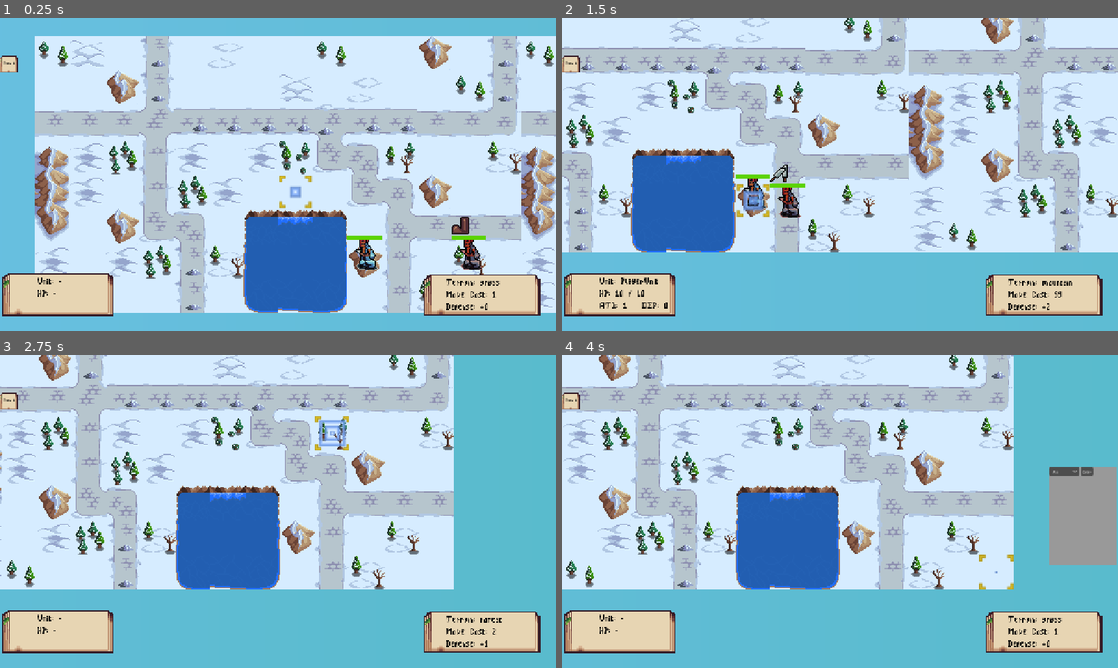
Above: before the commit, frames 1-4 (two rows, left to right).
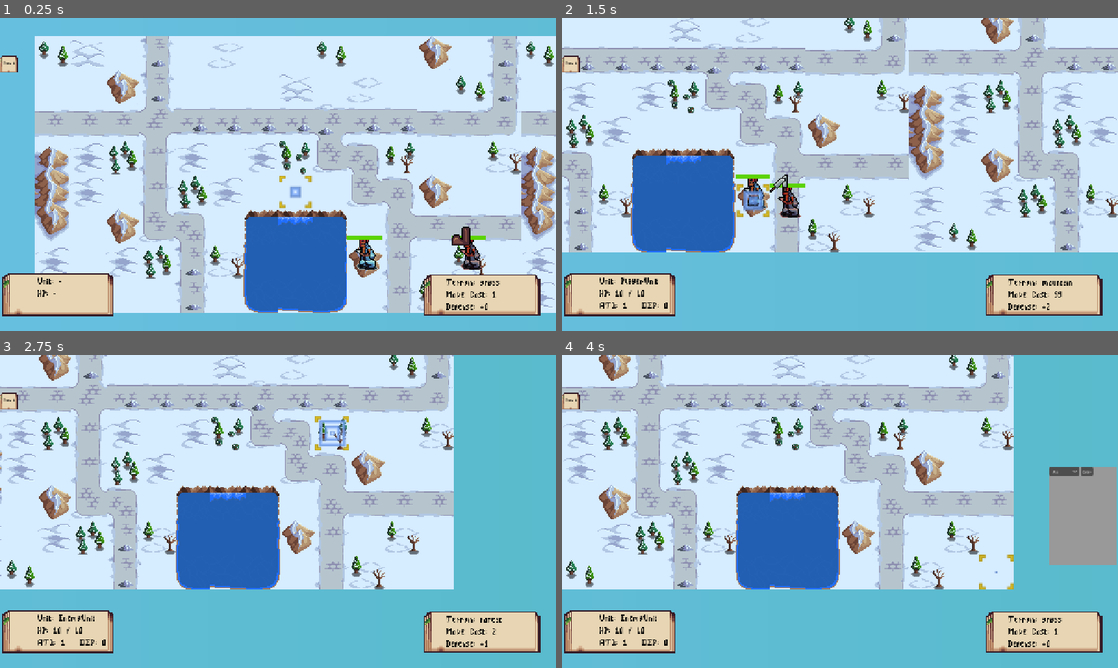
Above: after the commit, the same moments.

Repository: SpangelyWalnuts/Arcana-1.0-Demo
Game: Godot game, scene res://scenes/core/Main.tscn
Two runs of this game, one before a commit and one after it. Both use one fixed random seed, a clock stepped at 60 frames per second and the inputs below. This scene is started directly instead of the project's main scene.
Inputs (mouse positions are in pixels of both pictures, inside the frame that each line leads up to):
- Up to frame 1 (0.25 s): no input
- Up to frame 2 (1.5 s): tap Enter at 0.5 s; move the mouse to (962, 158) at 0.52 s; hold S (camera_down) 0.53-1.25 s; click (962, 158) at 0.67 s; tap Space at 1.25 s; drag from (728, 190) to (812, 237) at 1.27 s
- Up to frame 3 (2.75 s): move the mouse to (333, 442) at 2.02 s; hold D (camera_right) from 2.03 s (still down); click (333, 442) at 2.17 s
- Up to frame 4 (4 s): release D (camera_right) at 2.75 s; drag from (812, 574) to (673, 464) at 2.77 s; move the mouse to (1006, 558) at 3.52 s; hold L (toggle_combat_log) from 3.53 s (still down); click (1006, 558) at 3.67 s

The runs differ from the first frame. In frame 1, 0.2% of the frame differs, in the area x 81-85%, y 63-73%; in frame 2, 0.1%; in frame 3, 0.2%; in frame 4, 0.2%.

Commit message:
UI polish: keep unit info visible when hovering empty tiles
Added some more unit icons

Diff:
--- a/Arcana 1.0 - Revert/data/unit_classes/Cleric.tres
+++ b/Arcana 1.0 - Revert/data/unit_classes/Cleric.tres
@@ -1,7 +1,8 @@
-[gd_resource type="Resource" script_class="UnitClass" load_steps=16 format=3 uid="uid://cbmgvrsa3mg1a"]
+[gd_resource type="Resource" script_class="UnitClass" load_steps=17 format=3 uid="uid://cbmgvrsa3mg1a"]
 
 [ext_resource type="Script" uid="uid://b823ipo4ebjd5" path="res://scripts/data/unit_class.gd" id="1_2eepk"]
 [ext_resource type="Texture2D" uid="uid://drckfap24vie4" path="res://art/units/cleric/animations/Idle/Cleric Idle Animation1.png" id="1_7mukn"]
+[ext_resource type="Texture2D" uid="uid://br6s3m2xtj5h1" path="res://art/units/cleric/cleric icon.png" id="1_ocn8h"]
 [ext_resource type="Resource" uid="uid://3o3npcfpxsw4" path="res://data/skills/Cleric/Heal.tres" id="2_ue7aj"]
 [ext_resource type="Texture2D" uid="uid://decnuq06xucvq" path="res://art/units/cleric/animations/Idle/Cleric Idle Animation2.png" id="2_vil0h"]
 [ext_resource type="Script" uid="uid://sakf75ug1g8j" path="res://scripts/data/skill.gd" id="2_xbxok"]
@@ -62,4 +63,6 @@
 growth_move = 0.05
 growth_mana = 0.8
 sprite_texture = ExtResource("5_a62u6")
+portrait_texture = ExtResource("1_ocn8h")
+icon_texture = ExtResource("1_ocn8h")
 idle_frames = SubResource("SpriteFrames_fcnc6")
--- a/Arcana 1.0 - Revert/data/unit_classes/Shaman.tres
+++ b/Arcana 1.0 - Revert/data/unit_classes/Shaman.tres
@@ -1,5 +1,6 @@
-[gd_resource type="Resource" script_class="UnitClass" load_steps=15 format=3 uid="uid://vbbdbsfmfcwf"]
+[gd_resource type="Resource" script_class="UnitClass" load_steps=16 format=3 uid="uid://vbbdbsfmfcwf"]
 
+[ext_resource type="Texture2D" uid="uid://hea0csj534au" path="res://art/units/shaman/Shaman orc icon.png" id="1_dm6je"]
 [ext_resource type="Script" uid="uid://b823ipo4ebjd5" path="res://scripts/data/unit_class.gd" id="1_e1wvc"]
 [ext_resource type="Texture2D" uid="uid://csopmcpdhiy3a" path="res://art/units/shaman/animations/idle/Shaman Orc Idle Animation1.png" id="1_h6wsp"]
 [ext_resource type="Texture2D" uid="uid://b47igjpqkvct1" path="res://art/units/shaman/animations/idle/Shaman Orc Idle Animation2.png" id="2_dm6je"]
@@ -61,4 +62,6 @@
 growth_move = 0.0
 growth_mana = 0.25
 sprite_texture = ExtResource("13_tj1y1")
+portrait_texture = ExtResource("1_dm6je")
+icon_texture = ExtResource("1_dm6je")
 idle_frames = SubResource("SpriteFrames_rv78c")
--- a/Arcana 1.0 - Revert/scenes/units/Unit.tscn
+++ b/Arcana 1.0 - Revert/scenes/units/Unit.tscn
@@ -53,8 +53,9 @@
 texture_filter = 1
 texture_repeat = 1
 custom_minimum_size = Vector2(-8, -8)
-offset_top = -17.0
-offset_bottom = -17.0
+offset_top = -8.0
+offset_bottom = -8.0
+scale = Vector2(0.75, 0.75)
 
 [node name="AnimatedSprite2D" type="AnimatedSprite2D" parent="."]
 visible = false
--- a/Arcana 1.0 - Revert/scripts/EnemyAI.gd
+++ b/Arcana 1.0 - Revert/scripts/EnemyAI.gd
@@ -90,11 +90,17 @@
 	if players.is_empty():
 		return ""
 
-	# If we can/plan to cast, show cast intent
+# Clear intent payload by default
+	_set_intent_skill(enemy, null)
+
+# If we can/plan to cast, show cast intent + store which skill
 	if arcana_intent_enabled:
 		var cast_plan: Dictionary = _choose_cast_plan(enemy, players)
 		if not cast_plan.is_empty():
+			if cast_plan.has("skill"):
+				_set_intent_skill(enemy, cast_plan["skill"])
 			return "cast"
+
 
 	var target: Node = _find_closest_player(enemy, players)
 	if target == null or not is_instance_valid(target):
@@ -645,3 +651,13 @@
 			first = emitted[0]
 		if first == unit:
 			return
+
+#SKILL INTENT HELPER
+func _set_intent_skill(enemy: Node, skill) -> void:
+	if enemy == null or not is_instance_valid(enemy):
+		return
+	if skill == null:
+		if enemy.has_meta("intent_skill"):
+			enemy.remove_meta("intent_skill")
+	else:
+		enemy.set_meta("intent_skill", skill)
--- a/Arcana 1.0 - Revert/scripts/core/Main.gd
+++ b/Arcana 1.0 - Revert/scripts/core/Main.gd
@@ -1026,6 +1026,7 @@
 
 func _run_enemy_turn() -> void:
 	print("Enemy phase: starting AI")
+	_clear_enemy_intents()
 
 	var enemies: Array = _get_enemy_units()
 	var players: Array = _get_player_units()
@@ -1060,6 +1061,7 @@
 	# Give control back to player camera (if supported)
 	if camera != null and camera.has_method("restore_player_control"):
 		camera.restore_player_control(0.18)
+	_update_enemy_intents()
 	turn_manager.end_turn()
 
 
@@ -2027,3 +2029,14 @@
 
 	Engine.time_scale = prev
 	_show_victory_ui()
+
+#NO ENEMY INTENTS ON ENEMY TURN
+func _clear_enemy_intents() -> void:
+	var enemies: Array = _get_enemy_units()
+	for e in enemies:
+		if e == null or not is_instance_valid(e):
+			continue
+		if e.has_method("set_intent_icon"):
+			e.set_intent_icon("")  # hides via your new fade-out logic
+		if e.has_meta("intent_skill"):
+			e.remove_meta("intent_skill")
--- a/Arcana 1.0 - Revert/scripts/ui/tile_info_panel.gd
+++ b/Arcana 1.0 - Revert/scripts/ui/tile_info_panel.gd
@@ -14,6 +14,7 @@
 @onready var unit_arcana_icons: HBoxContainer = $Panel2/ArcanaIcons
 
 var _last_tile: Vector2i = Vector2i(-999, -999)
+var _last_hovered_unit: Node = null
 
 var _last_status_unit_id: int = 0
 var _last_status_signature: String = ""
@@ -97,23 +98,36 @@
 	move_cost_label.text = "Move Cost: %d" % move_cost
 	defense_label.text = "Defense: +%d" % defense
 
-	# --- Unit info ---
-	var unit = _get_unit_at_tile(tile)
+# --- Unit info (sticky last hovered) ---
+	var hovered_unit = _get_unit_at_tile(tile)
+
+# Update last hovered if we are currently on a unit
+	if hovered_unit != null and is_instance_valid(hovered_unit) and hovered_unit.hp > 0:
+		_last_hovered_unit = hovered_unit
+
+# If no unit currently hovered, show last hovered (if still valid)
+	var unit = hovered_unit
+	if unit == null:
+		if _last_hovered_unit != null and is_instance_valid(_last_hovered_unit) and _last_hovered_unit.hp > 0:
+			unit = _last_hovered_unit
+		else:
+			_last_hovered_unit = null
+			unit = null
+
 	if unit != null:
 		unit_name_label.text = "Unit: %s" % unit.name
 		unit_hp_label.text = "HP: %d / %d" % [unit.hp, unit.max_hp]
 		unit_stats_label.text = "ATK: %d   DEF: %d" % [unit.atk, unit.defense]
 
-		# Portrait from unit_class (if set)
+	# Portrait from unit_class (if set)
 		if unit_portrait != null:
 			var tex: Texture2D = null
 			if unit.unit_class != null and unit.unit_class.portrait_texture != null:
 				tex = unit.unit_class.portrait_texture
 			unit_portrait.texture = tex
 
-		_update_status_icons(unit)   # 🔹 icons when there IS a unit
+		_update_status_icons(unit)
 		_update_arcana_icons(unit)
-
 	else:
 		unit_name_label.text = "Unit: -"
 		unit_hp_label.text = "HP: -"
@@ -121,8 +135,9 @@
 		if unit_portrait != null:
 			unit_portrait.texture = null
 
-		_update_status_icons(null)   # 🔹 clear icons when no unit
+		_update_status_icons(null)
 		_update_arcana_icons(null)
+
 
 
 func _get_unit_at_tile(tile: Vector2i):
--- a/Arcana 1.0 - Revert/scripts/units/unit.gd
+++ b/Arcana 1.0 - Revert/scripts/units/unit.gd
@@ -35,6 +35,8 @@
 @export var intent_move_texture: Texture2D
 @export var intent_wait_texture: Texture2D
 @export var intent_cast_texture: Texture2D  # NEW
+var _intent_tween: Tween = null
+var _intent_last_shown: String = ""
 
 
 var current_intent: String = ""  # "attack", "move", "wait", or ""
@@ -326,8 +328,23 @@
 			tex = intent_attack_texture
 			tooltip = "Will attack if in range."
 		"cast":
-			tex = intent_cast_texture
-			tooltip = "Will cast Arcana."
+			# If AI stored a specific Arcana skill, show its icon
+			var s = null
+			if has_meta("intent_skill"):
+				s = get_meta("intent_skill")
+
+			if s != null and s.has_method("get"):
+				var icon_tex = s.get("icon_texture")
+				if icon_tex is Texture2D:
+					tex = icon_tex
+				else:
+					tex = intent_cast_texture
+
+				var nm = s.get("name")
+				tooltip = "Will cast: %s" % str(nm)
+			else:
+				tex = intent_cast_texture
+				tooltip = "Will cast Arcana."
 		"move":
 			tex = intent_move_texture
 			tooltip = "Will move toward the nearest target."
@@ -338,11 +355,63 @@
 			tex = null
 			tooltip = ""
 
+	# Apply texture + tooltip
 	intent_icon.texture = tex
-	intent_icon.visible = tex != null
-
 	if intent_icon is Control:
 		intent_icon.tooltip_text = tooltip
+
+	# Stop old tween cleanly
+	if _intent_tween != null and is_instance_valid(_intent_tween):
+		_intent_tween.kill()
+		_intent_tween = null
+
+	# If clearing intent -> fade out then hide
+	if tex == null:
+		_intent_last_shown = ""
+		if intent_icon.visible:
+			_intent_tween = create_tween()
+			_intent_tween.tween_property(intent_icon, "modulate:a", 0.0, 0.12)\
+				.set_trans(Tween.TRANS_SINE).set_ease(Tween.EASE_OUT)
+			_intent_tween.finished.connect(func():
+				if intent_icon != null and is_instance_valid(intent_icon):
+					intent_icon.visible = false
+					intent_icon.modulate.a = 1.0
+					intent_icon.scale = Vector2.ONE
+			, CONNECT_ONE_SHOT)
+		else:
+			intent_icon.visible = false
+		return
+
+# If same intent as last time, just ensure visible (no re-pop spam)
+# ✅ Also force full alpha/scale in case a previous tween got interrupted (hit-stop/time_scale)
+	if intent == _intent_last_shown and intent_icon.visible:
+		intent_icon.modulate.a = 1.0
+		intent_icon.scale = Vector2.ONE
+		return
+
+
+	_intent_last_shown = intent
+
+	# Pop in: show + fade from 0 + small scale bounce
+	intent_icon.modulate = Color(1, 1, 1, 1)
+	intent_icon.visible = true
+	intent_icon.modulate.a = 0.0
+	intent_icon.scale = Vector2.ONE * 0.85
+
+	_intent_tween = create_tween()
+	_intent_tween.set_parallel(true)
+
+	_intent_tween.tween_property(intent_icon, "modulate:a", 1.0, 0.12)\
+		.set_trans(Tween.TRANS_SINE).set_ease(Tween.EASE_OUT)
+
+	_intent_tween.tween_property(intent_icon, "scale", Vector2.ONE * 1.08, 0.12)\
+		.set_trans(Tween.TRANS_BACK).set_ease(Tween.EASE_OUT)
+
+	# settle back to 1.0
+	var settle := create_tween()
+	settle.tween_property(intent_icon, "scale", Vector2.ONE, 0.08)\
+		.set_trans(Tween.TRANS_SINE).set_ease(Tween.EASE_IN_OUT)
+
 
 #ANIMATION HELPERS
 func play_attack_anim(target_world_pos: Vector2) -> void:
Binary file added: Arcana 1.0 - Revert/art/units/cleric/cleric icon.png
Not shown, added: Arcana 1.0 - Revert/art/units/cleric/cleric icon.png.import
Binary file added: Arcana 1.0 - Revert/art/units/shaman/Shaman orc icon.png
Not shown, added: Arcana 1.0 - Revert/art/units/shaman/Shaman orc icon.png.import
